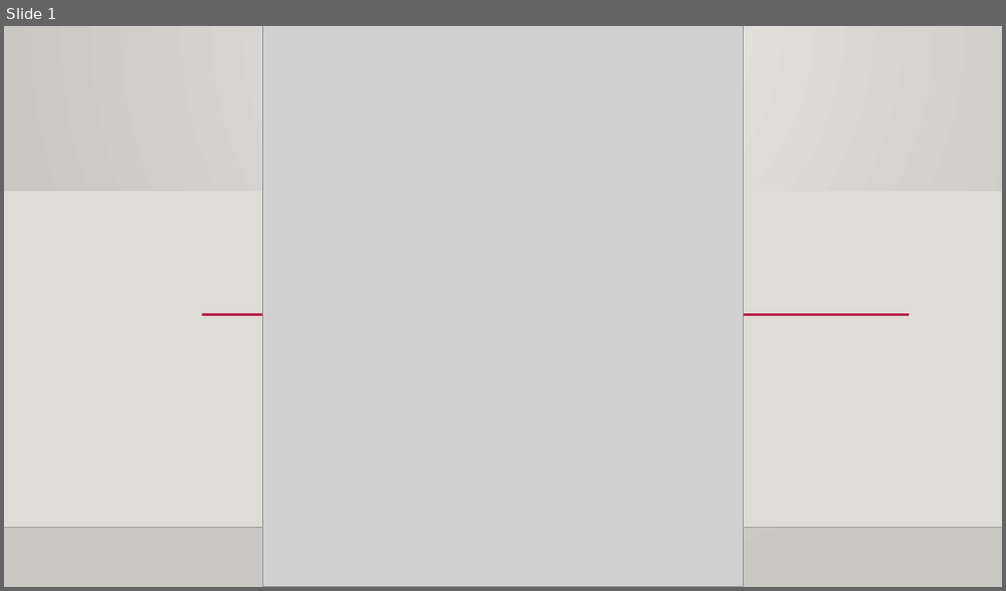
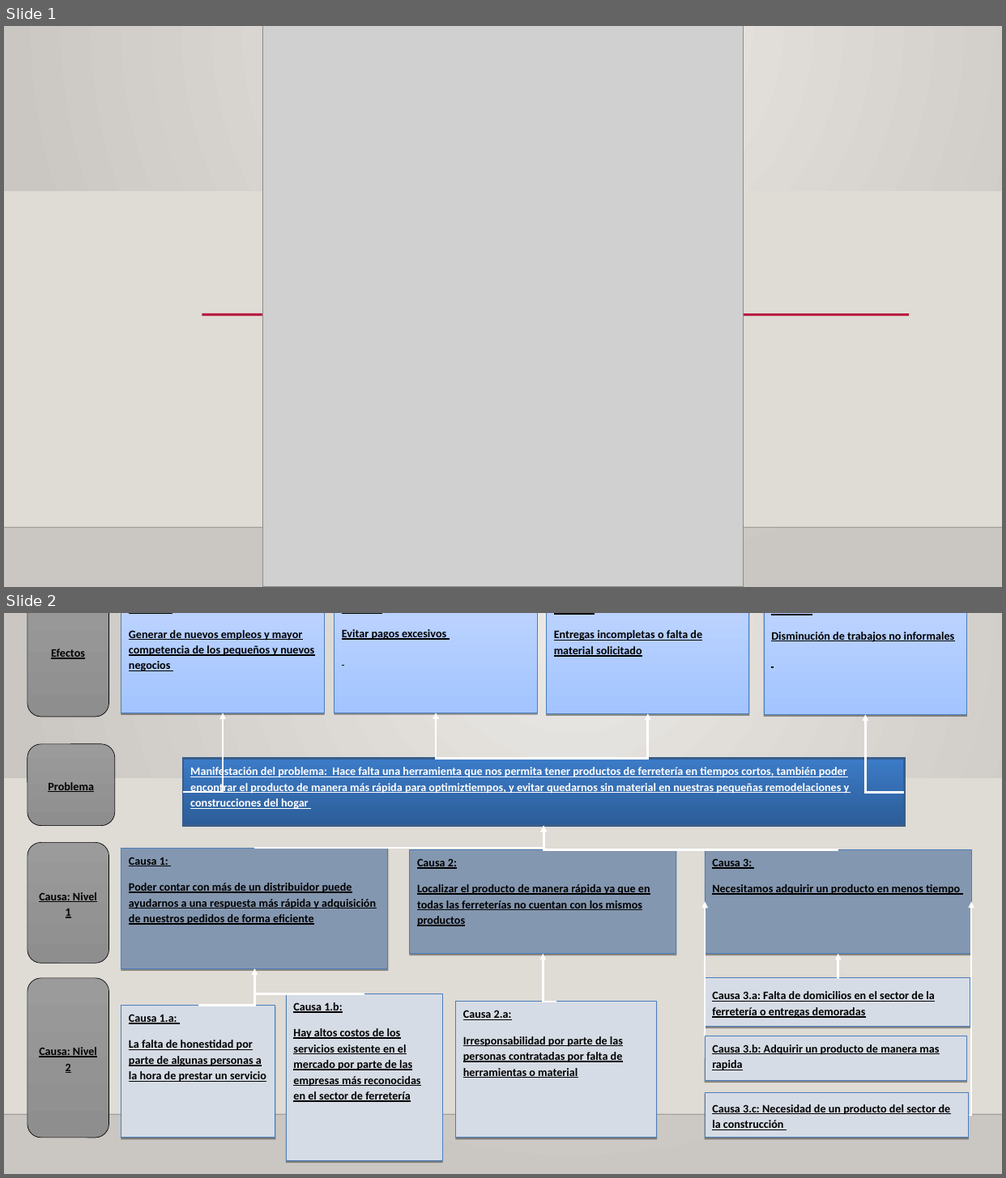
Before and after one commit to wilstreet/hardware-store, a slide deck: documentos/Presentación1.odp. Shown one above the other, each under a label of ours: slide 1 before the commit, slides 1 and 2 after it. The pictures are 1006x591 and 1006x1178 pixels, drawn with LibreOffice and Linux fonts; fonts in the diff are those of the drawing; grey boxes stand for pictures; background and template pictures are left out. Boxes give left, top, right and bottom in pixels: in the first picture for what was removed or moved away, otherwise in the second. Text is boxed around its words. In the diff, an @@ line names an element or a change of style, - is before the commit and + after.

```diff
--- a/documentos/Presentación1.odp
+++ b/documentos/Presentación1.odp
@@ slide 2 added at box(4, 613, 1002, 1174), background gradient #ECEAE7 to #CAC6C1; not listed: 2 template elements that a slide beside it also shows @@
@@ group added at box(27, 613, 971, 1161): 18 freeform shapes, 13 elbow arrows @@
+Problema
+Efectos
+Causa: Nivel 1
+Causa: Nivel 2
+Efecto 2:
+Evitar pagos excesivos
+Efecto 3:
+Entregas incompletas o falta de material solicitado
+Manifestación del problema: Hace falta una herramienta que nos permita tener productos de ferretería en tiempos cortos, también poder encontrar el producto de manera más rápida para optimiztiempos, y evitar quedarnos sin material en nuestras pequeñas remodelaciones y construcciones del hogar
+Causa 1.b:
+Hay altos costos de los servicios existente en el mercado por parte de las empresas más reconocidas en el sector de ferretería
+Efecto 1:
+Generar de nuevos empleos y mayor competencia de los pequeños y nuevos negocios
+Efecto 4:
+Disminución de trabajos no informales
+Causa 1:
+Poder contar con más de un distribuidor puede ayudarnos a una respuesta más rápida y adquisición de nuestros pedidos de forma eficiente
+Causa 3:
+Necesitamos adquirir un producto en menos tiempo
+Causa 2.a:
+Irresponsabilidad por parte de las personas contratadas por falta de herramientas o material
+Causa 2:
+Localizar el producto de manera rápida ya que en todas las ferreterías no cuentan con los mismos productos
+Causa 1.a:
+La falta de honestidad por parte de algunas personas a la hora de prestar un servicio
+Causa 3.a: Falta de domicilios en el sector de la ferretería o entregas demoradas
+Causa 3.c: Necesidad de un producto del sector de la construcción
+Causa 3.b: Adquirir un producto de manera mas rapida
```
Also in this commit, not shown: 11 other slides added, 2 slides removed.
